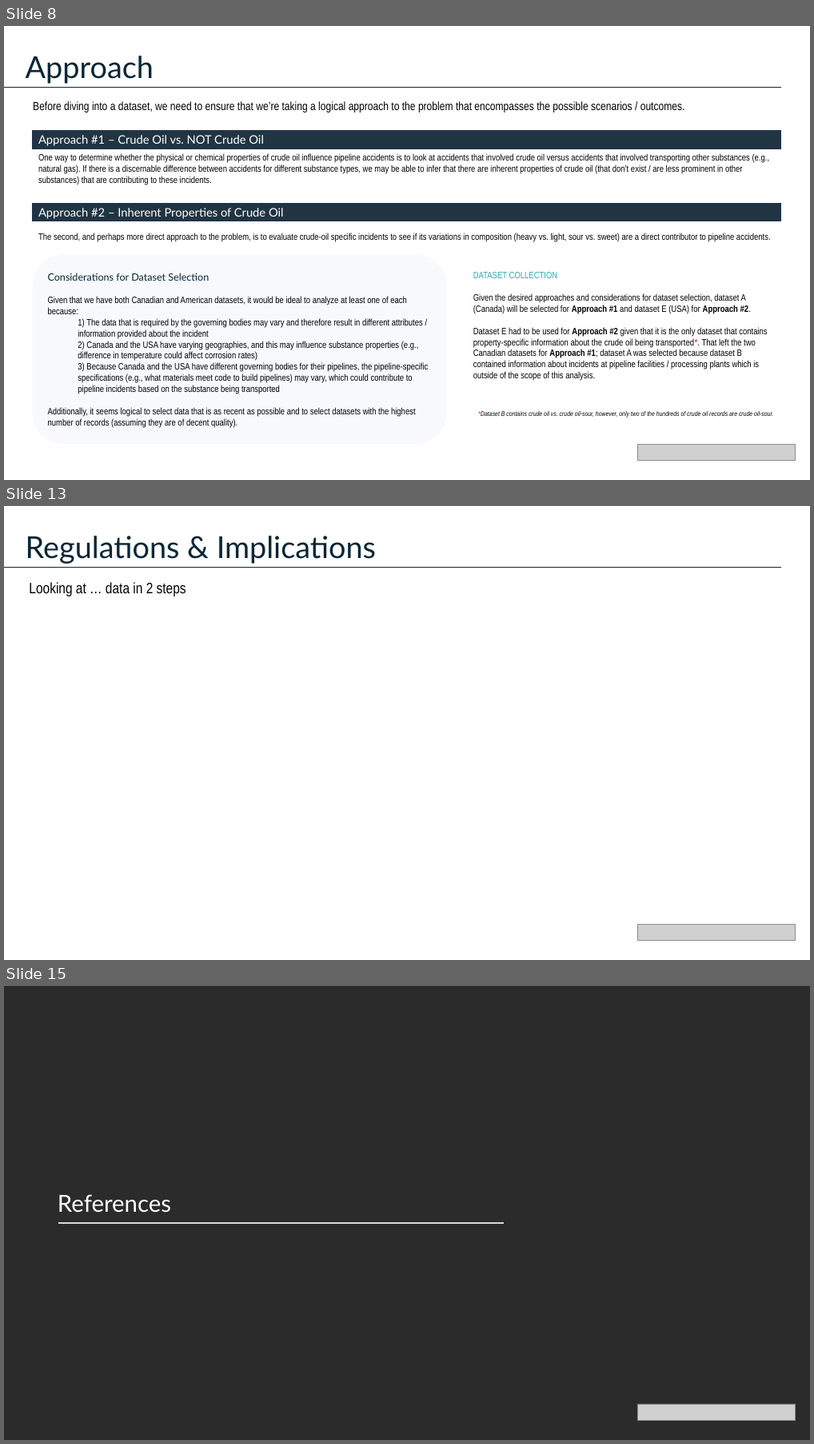
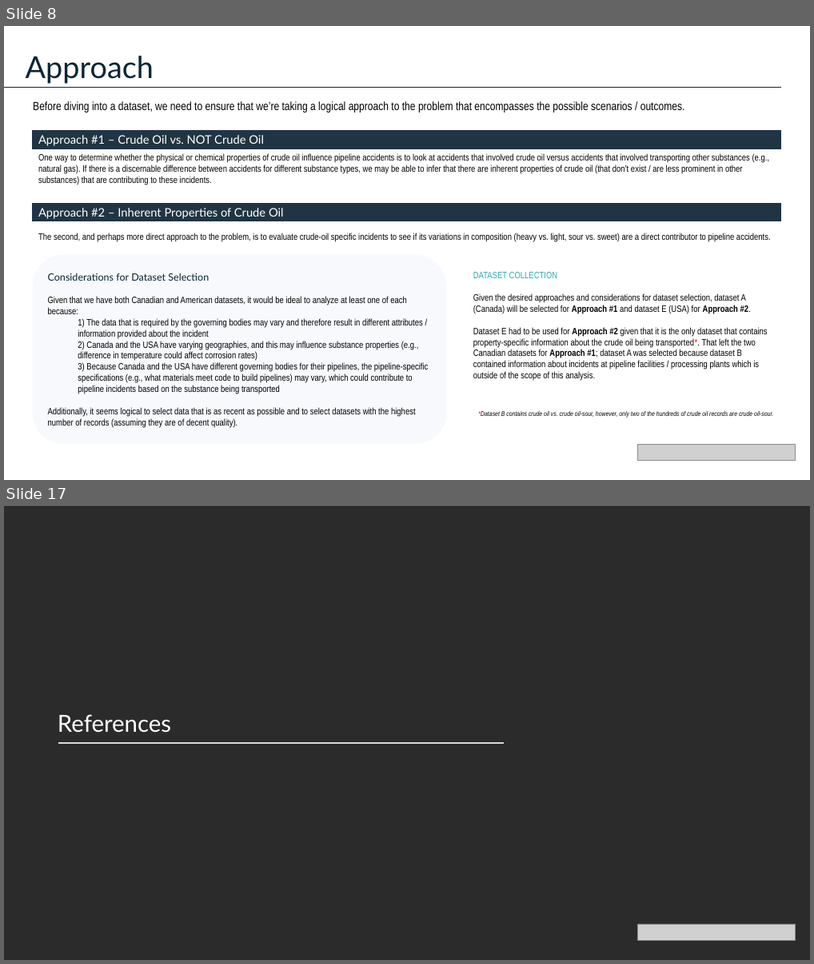
Before and after one commit to cameronmackinnon/crude_oil_accidents, a slide deck: presentations/Pipeline Accidents Presentation v0.pptx. Shown one above the other, each under a label of ours: slides 8, 13 and 15 before the commit, slides 8 and 17 after it; the slides between them are not shown. The pictures are 814x1444 and 814x964 pixels, drawn with LibreOffice and Linux fonts; fonts in the diff are those of the drawing; grey boxes stand for pictures; background and template pictures are left out; a plain dark background stands for a picture behind light text. Boxes give left, top, right and bottom in pixels: in the first picture for what was removed or moved away, otherwise in the second. Text is boxed around its words. In the diff, an @@ line names an element or a change of style, - is before the commit and + after.

```diff
--- a/presentations/Pipeline Accidents Presentation v0.pptx
+++ b/presentations/Pipeline Accidents Presentation v0.pptx
@@ slide 13 removed at (4, 506, 810, 960), background #FFFFFF @@
@@ text removed at (26, 536, 376, 564) @@
-Regulations & Implications
@@ line removed from (4, 567) to (782, 567) @@
@@ text removed at (29, 582, 186, 596) @@
-Looking at … data in 2 steps
@@ picture removed at (638, 924, 797, 940) @@
@@ what was slide 15 is now slide 17 @@
```
Also in this commit, not shown: 8 slides changed, 5 slides added, 2 other slides removed, 7 other files.
